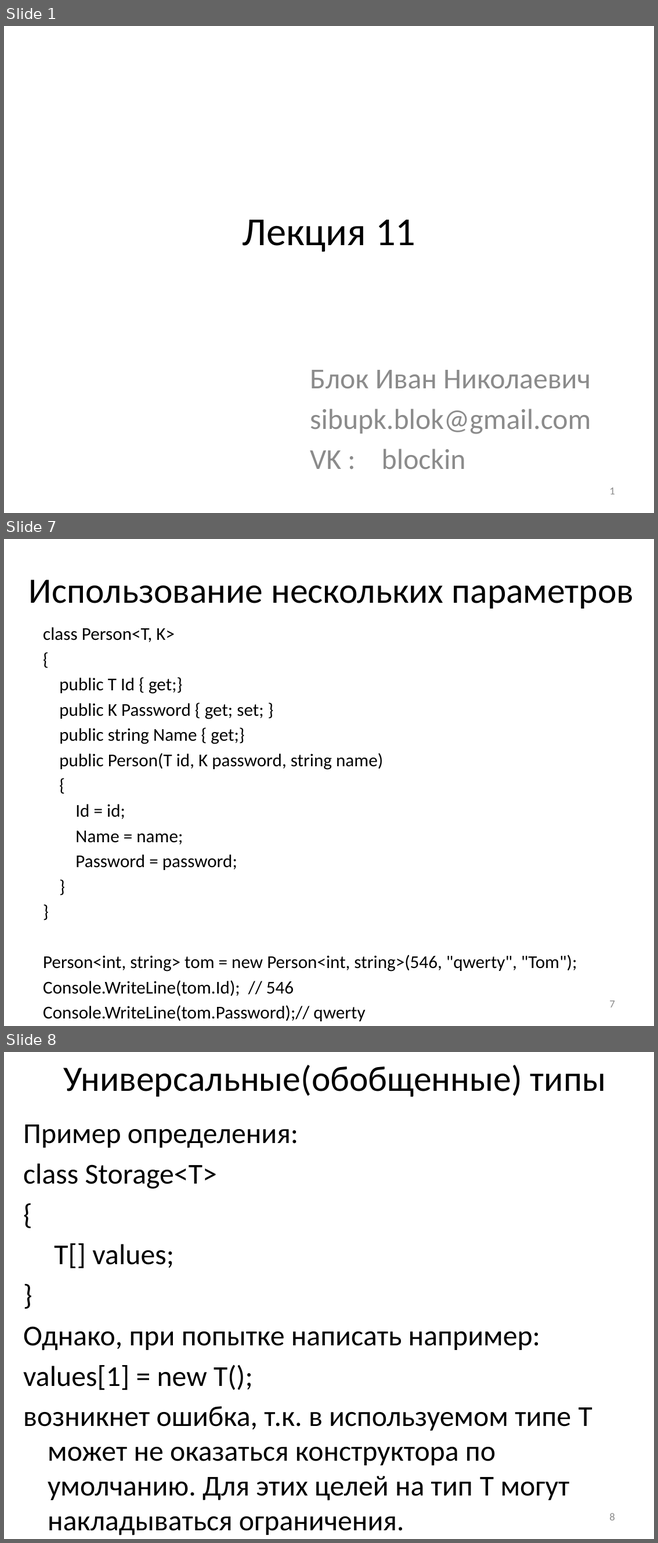
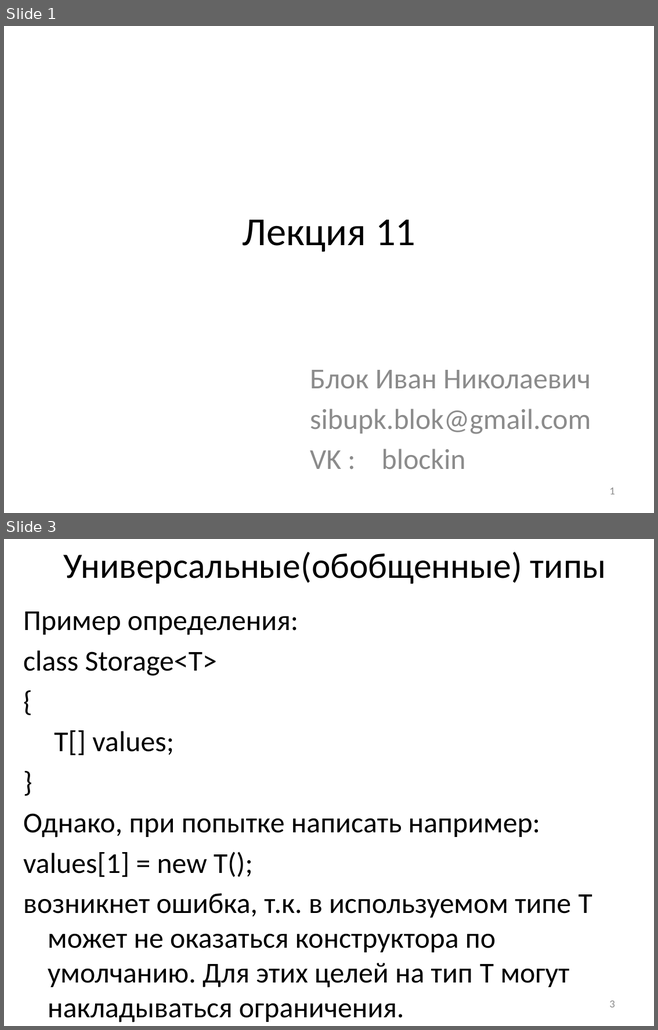
Before and after one commit to blockin90/lec_prog, a slide deck: Лекция 11 - универсальные типы, исключения.pptx. Shown one above the other, each under a label of ours: slides 1, 7 and 8 before the commit, slides 1 and 3 after it; the slides between them are not shown. The pictures are 658x1543 and 658x1030 pixels, drawn with LibreOffice and Linux fonts; fonts in the diff are those of the drawing. Boxes give left, top, right and bottom in pixels: in the first picture for what was removed or moved away, otherwise in the second. Text is boxed around its words. In the diff, an @@ line names an element or a change of style, - is before the commit and + after.

```diff
--- a/Лекция 11 - универсальные типы, исключения.pptx
+++ b/Лекция 11 - универсальные типы, исключения.pptx
@@ slide 7 removed at box(4, 539, 654, 1026), background #FFFFFF @@
@@ title removed at box(29, 580, 633, 609) @@
-Использование нескольких параметров
@@ text removed at box(43, 627, 576, 996) @@
-class Person<T, K>
-{
-public T Id { get;}
-public K Password { get; set; }
-public string Name { get;}
-public Person(T id, K password, string name)
-{
-Id = id;
-Name = name;
-Password = password;
-}
-}
-Person<int, string> tom = new Person<int, string>(546, "qwerty", "Tom");
-Console.WriteLine(tom.Id); // 546
-Console.WriteLine(tom.Password);// qwerty
@@ page number removed at box(609, 1001, 614, 1008) @@
-7
@@ what was slide 8 is now slide 3 @@
@@ page number at box(609, 1001, 614, 1008): text changed @@
-8
+3
```
Also in this commit, not shown: 2 slides changed, 4 other slides removed, 3 other files.
